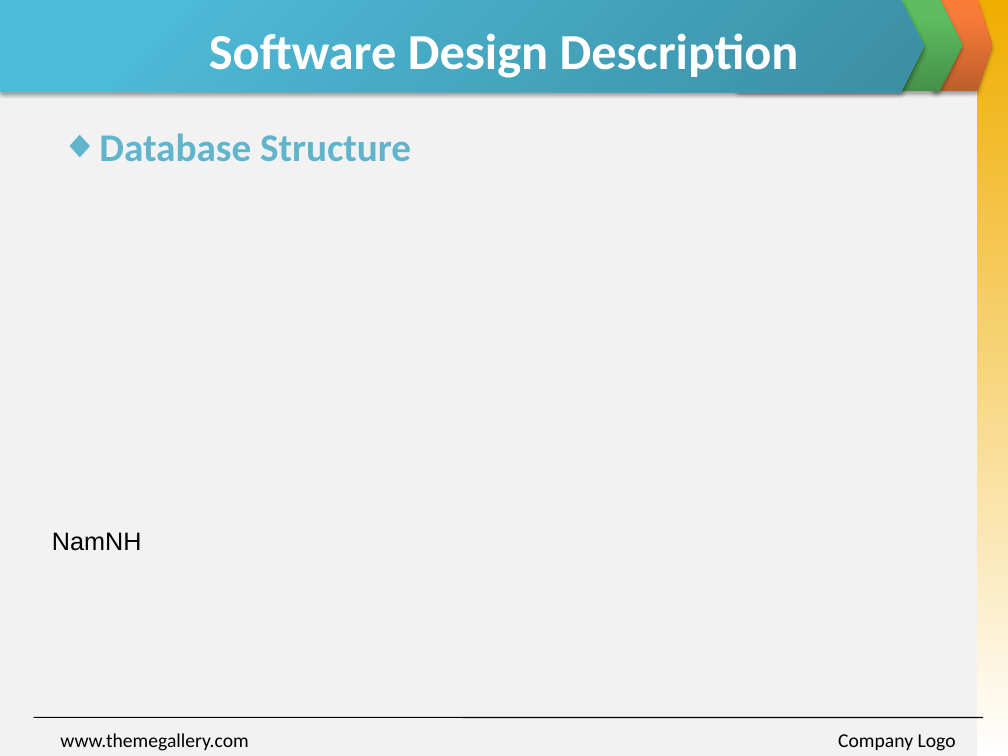
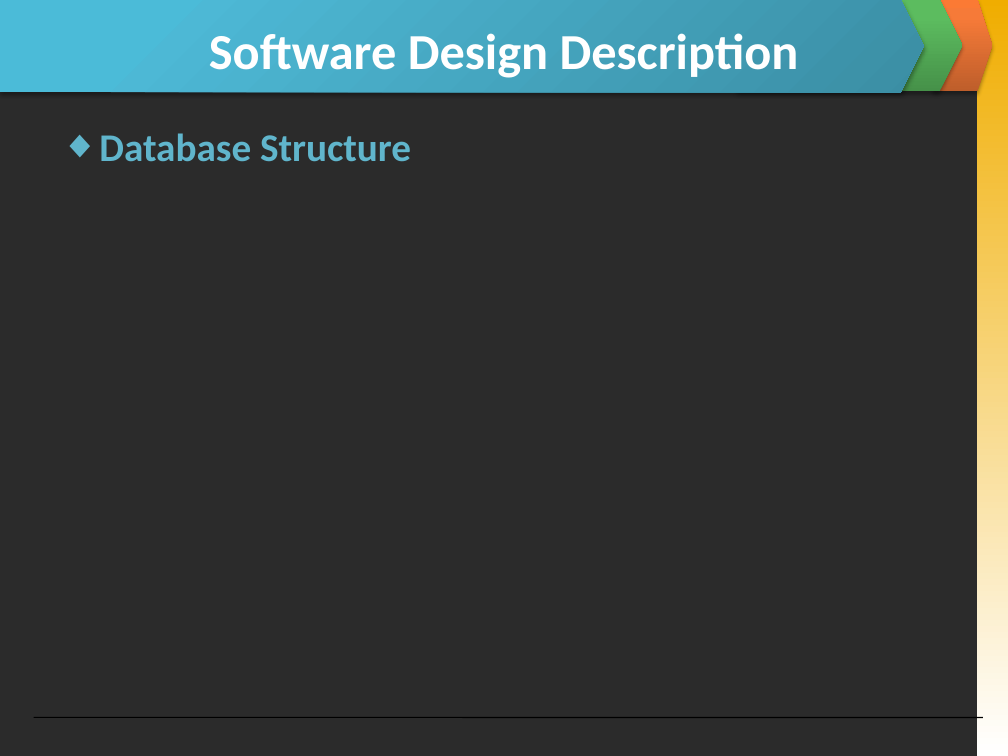
Before and after one commit to skyview059/e-learning-website, a slide deck: slide 17 of Document/Final report/Slide Present E-Learning.pptx. Drawn at 1008x756 pixels with LibreOffice and Linux fonts; fonts in the diff are those of the drawing; background and template pictures are left out; a plain dark background stands for a picture behind light text. Boxes give left, top, right and bottom in pixels: in the first picture for what was removed or moved away, otherwise in the second. Text is boxed around its words. In the diff, an @@ line names an element or a change of style, - is before the commit and + after.

```diff
--- a/Document/Final report/Slide Present E-Learning.pptx
+++ b/Document/Final report/Slide Present E-Learning.pptx
@@ background #F2F2F2 to picture (left out) @@
@@ text removed at <box>52,532,142,551</box> @@
-NamNH
@@ text removed at <box>60,733,248,751</box> @@
-www.themegallery.com
@@ text removed at <box>838,734,956,751</box> @@
-Company Logo
```
Also in this commit, not shown: 1 other slide changed, 1 other file.
